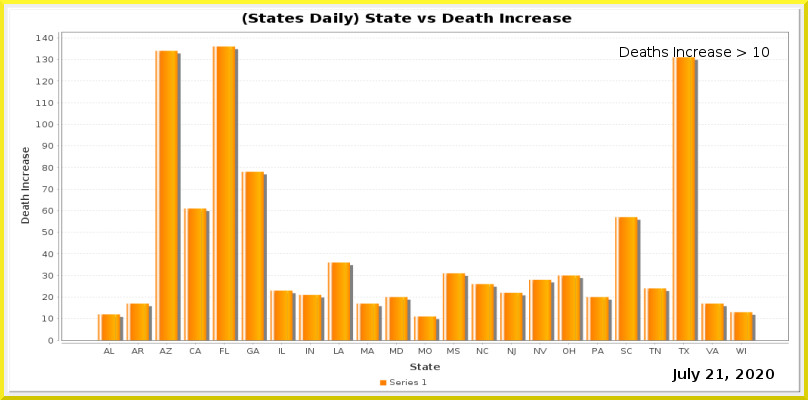
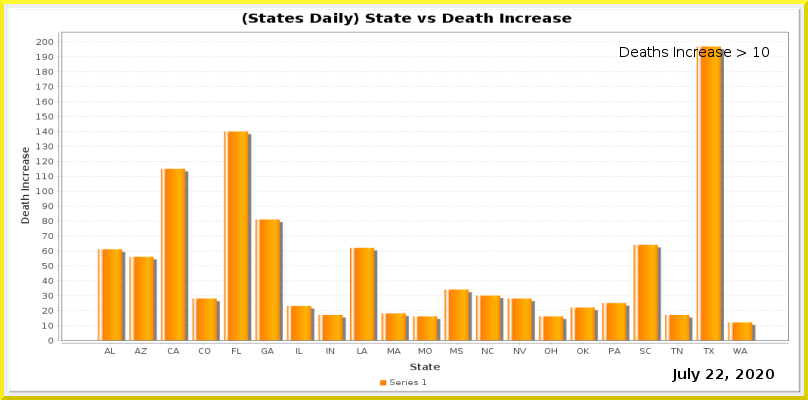
Before/after of a 808x400 layered artwork. What changed in the layer stack:
painted on "Current Date" over (716, 369, 723, 379)
painted on "Date_vs_TestIncrease.png" over (36, 35, 789, 356)
